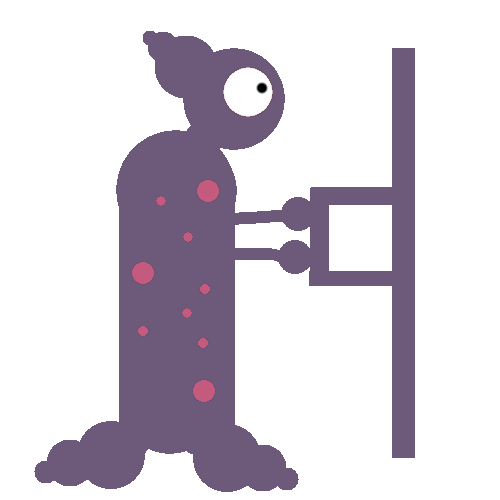
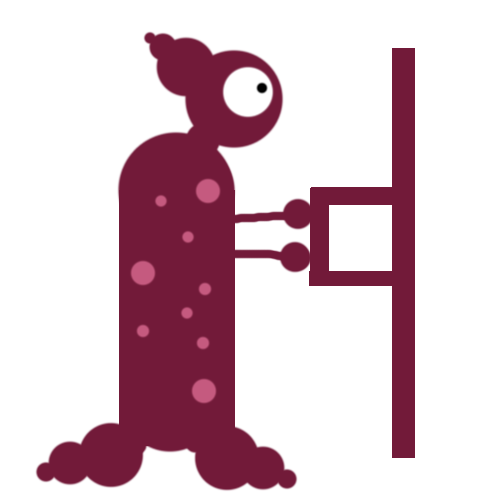
Revision of a layered w=500, h=500 image; what changed, layer by layer:
hid "Calque 8" over <box>34,31,415,492</box>
painted on "Calque 7" over <box>34,31,415,492</box>
